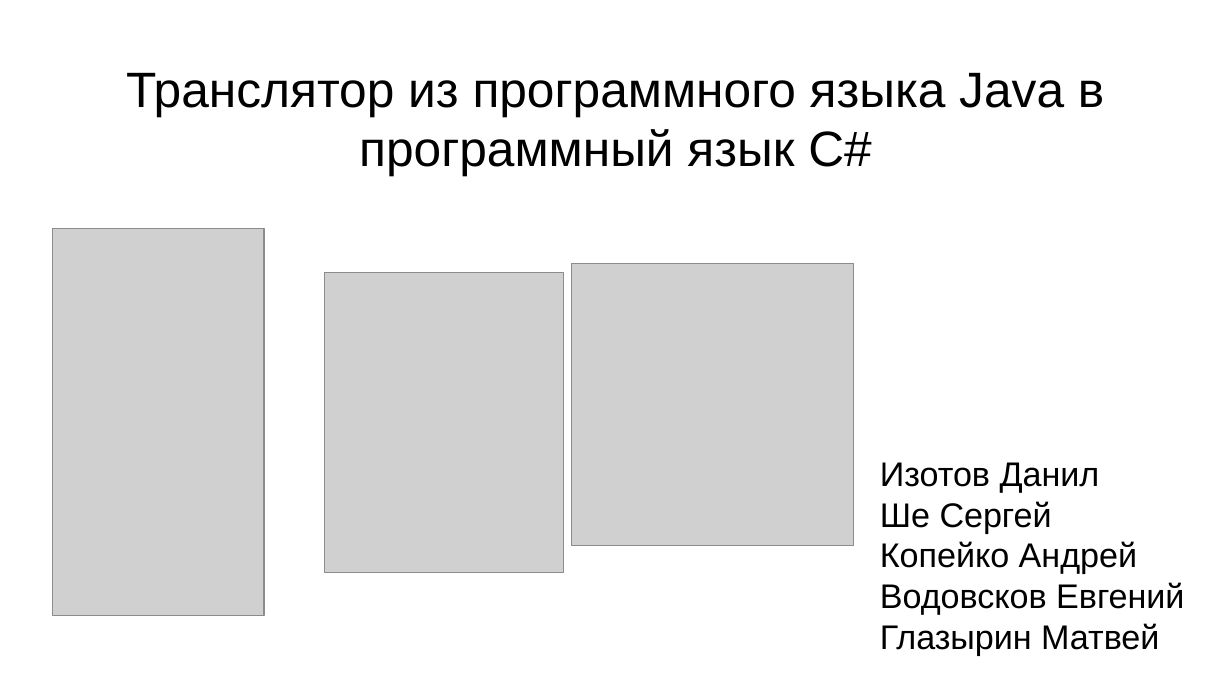
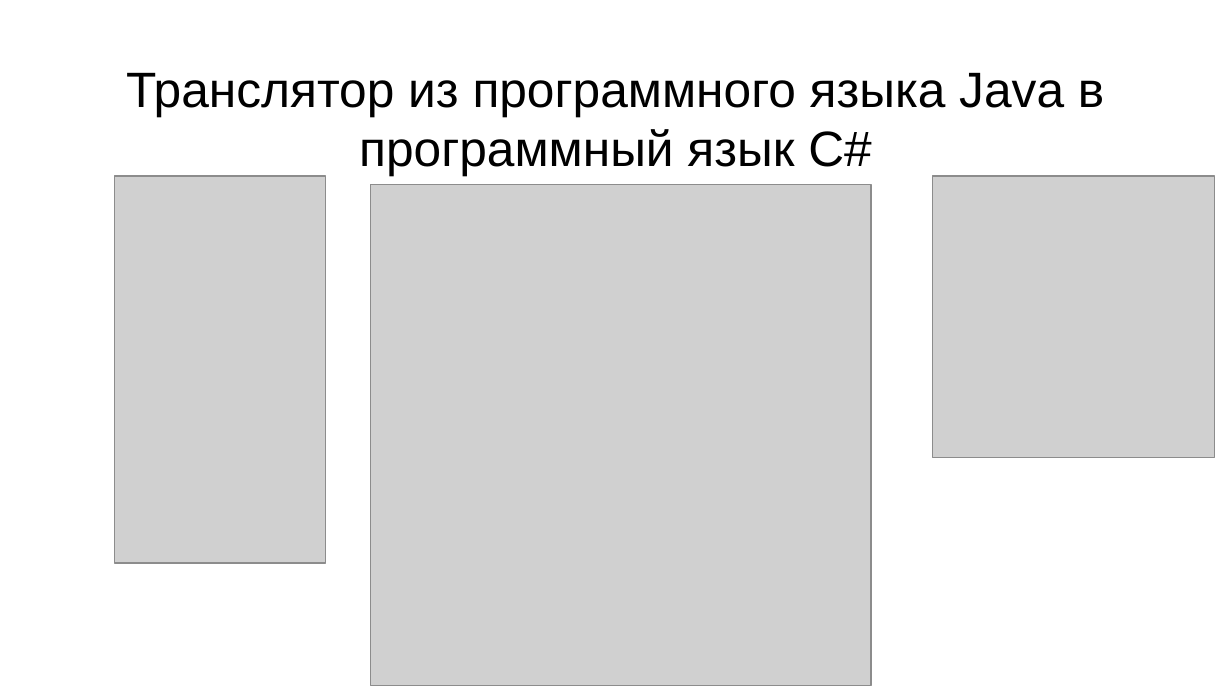
Before and after one commit to d4got10/java-to-csharp-translator, a slide deck: slide 1 of studying_files/Транслятор.pptx. Drawn at 1232x693 pixels with LibreOffice and Linux fonts; fonts in the diff are those of the drawing; grey boxes stand for pictures. Boxes give left, top, right and bottom in pixels: in the first picture for what was removed or moved away, otherwise in the second. Text is boxed around its words. In the diff, an @@ line names an element or a change of style, - is before the commit and + after.

Commit message:
update presentaion

```diff
--- a/studying_files/Транслятор.pptx
+++ b/studying_files/Транслятор.pptx
@@ picture: place and size @@
-picture at (53, 229, 264, 616)
+picture at (114, 176, 325, 562)
@@ picture: place and size @@
-picture at (572, 264, 854, 546)
+picture at (934, 176, 1215, 457)
@@ picture added at (371, 184, 872, 685) @@
@@ picture removed at (324, 273, 563, 572) @@
@@ text removed at (880, 462, 1184, 656) @@
-Изотов Данил
-Ше Сергей
-Копейко Андрей
-Водовсков Евгений
-Глазырин Матвей
```
